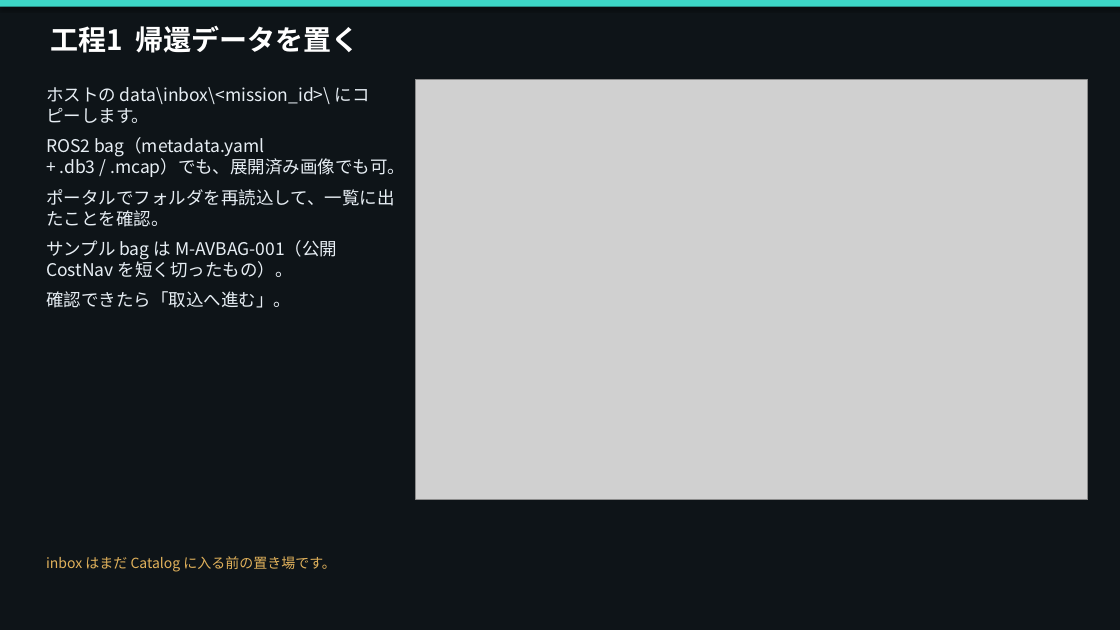
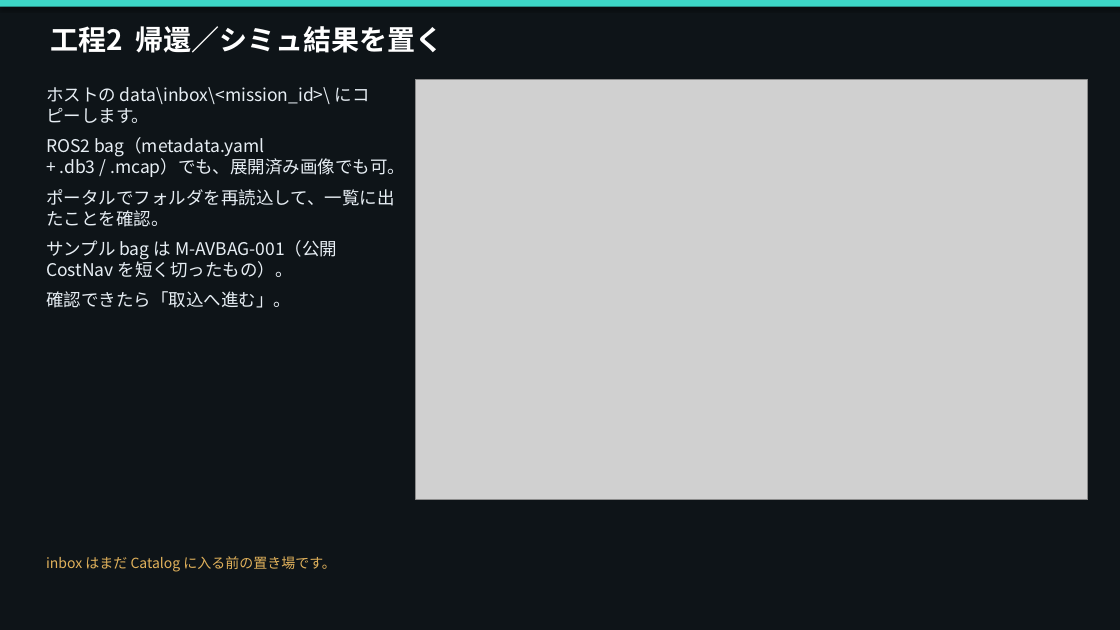
Before and after one commit to xeno1983/MLOPs_DEV, a slide deck: slide 8 of docs/procedure/UGV_MLOps_データ取込からデプロイ手順.pptx (slide 7 before the commit). Drawn at 1120x630 pixels with LibreOffice and Linux fonts; fonts in the diff are those of the drawing; grey boxes stand for pictures. Boxes give left, top, right and bottom in pixels: in the first picture for what was removed or moved away, otherwise in the second. Text is boxed around its words. In the diff, an @@ line names an element or a change of style, - is before the commit and + after.

```diff
--- a/docs/procedure/UGV_MLOps_データ取込からデプロイ手順.pptx
+++ b/docs/procedure/UGV_MLOps_データ取込からデプロイ手順.pptx
@@ text at <box>50,26,443,53</box>: text changed @@
-工程1 帰還データを置く
+工程2 帰還／シミュ結果を置く
```
Also in this commit, not shown: 15 other slides changed, 3 slides added, 1 slide removed, 40 other files.
